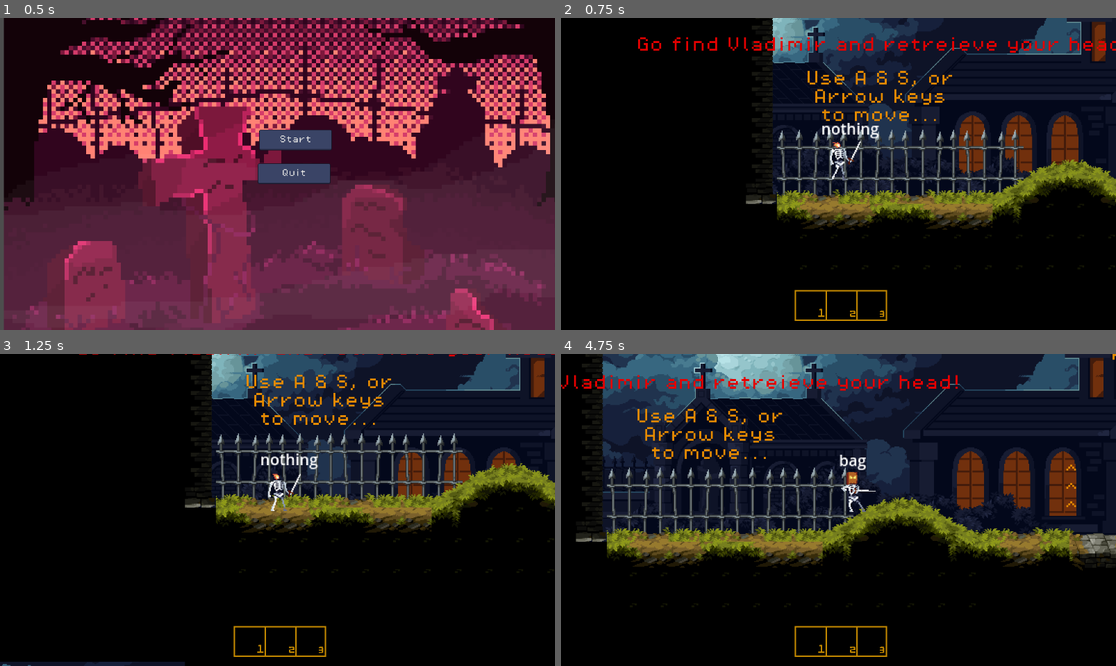
Above: before the commit, frames 1-4 (two rows, left to right).
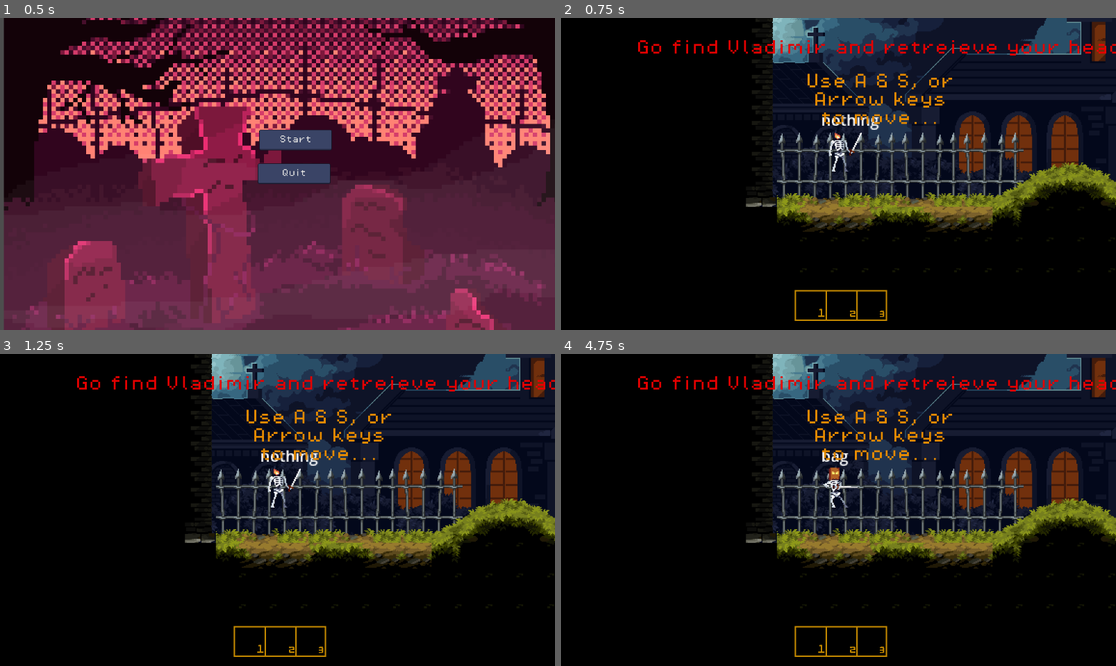
Above: after the commit, the same moments.

Repository: EdisonLing/skullsearch
Game: Godot game, scene res://scenes/menu.tscn
Two runs of this game, one before a commit and one after it. Both use one fixed random seed, a clock stepped at 60 frames per second and the inputs below.
Inputs:
- Up to frame 1 (0.5 s): no input
- Up to frame 2 (0.75 s): click "Start" at 0.5 s
- Up to frame 3 (1.25 s): no input
- Up to frame 4 (4.75 s): tap W every 0.75 s from 1.25 to 4.25 s; hold Right (move_right) 1.28-2.78 s; tap E (attack) at 1.35, 4.35 s; tap Space (jump) at 1.52, 2.27, 3.77, 4.52 s; tap 1 (hotbar1) at 2.1 s; hold A (move_left) 2.78-3.53 s; tap 2 (hotbar2) at 2.85 s; hold Right (move_right) from 3.53 s (still down); tap 3 (hotbar3) at 3.6 s

Frame 1 is identical in both runs. In frame 2, 8.7% of the frame differs, in the area x 13-100%, y 0-69%; in frame 3, 18%; in frame 4, 34%, in the area x 0-100%, y 0-70%.

Commit message:
Started paperbag pickup
Tried using signal to show player script that bag was picked up but couldnt make it work

Diff:
--- /dev/null
+++ b/skull-search/scenes/paperbag.gd
@@ -0,0 +1,7 @@
+extends Area2D
+var status = false
+signal pickedUp(status)
+
+func _on_body_entered(body: Node2D) -> void:
+	status = true
+	pickedUp.emit()
--- a/skull-search/scenes/paperbag.tscn
+++ b/skull-search/scenes/paperbag.tscn
@@ -1,6 +1,7 @@
-[gd_scene load_steps=8 format=3 uid="uid://2g8u7d5sgdct"]
+[gd_scene load_steps=9 format=3 uid="uid://2g8u7d5sgdct"]
 
 [ext_resource type="Texture2D" uid="uid://du3lylxm3oo6i" path="res://assets/assets/sprites/paperbagitem.png" id="1_25m06"]
+[ext_resource type="Script" path="res://scenes/paperbag.gd" id="1_sik0o"]
 
 [sub_resource type="AtlasTexture" id="AtlasTexture_il1la"]
 atlas = ExtResource("1_25m06")
@@ -42,6 +43,9 @@
 size = Vector2(11, 14)
 
 [node name="Area2D" type="Area2D"]
+collision_layer = 64
+collision_mask = 64
+script = ExtResource("1_sik0o")
 
 [node name="AnimatedSprite2D" type="AnimatedSprite2D" parent="."]
 sprite_frames = SubResource("SpriteFrames_sallo")
@@ -51,3 +55,5 @@
 [node name="CollisionShape2D" type="CollisionShape2D" parent="."]
 position = Vector2(0.5, 3)
 shape = SubResource("RectangleShape2D_33lt1")
+
+[connection signal="body_entered" from="." to="." method="_on_body_entered"]
--- a/skull-search/scripts/player.gd
+++ b/skull-search/scripts/player.gd
@@ -4,6 +4,7 @@
 const JUMP_VELOCITY = -300.0
 
 @onready var animated_sprite: AnimatedSprite2D = $AnimatedSprite2D
+@onready var paperbag: Area2D = $"../paperbag"
 
 var enemy_in_range = false
 var enemy_attack_cooldown = true
@@ -53,6 +54,9 @@
 func _physics_process(delta: float) -> void:
 	enemy_attack()
 	player_attack()
+	if paperbag.pickedUp():
+		animationSet("bag","idle")
+		$Inventory.currentItem = "bag"
 	if health <= 0:
 		#$AnimatedSprite2D.play("death")
 		health = 0
